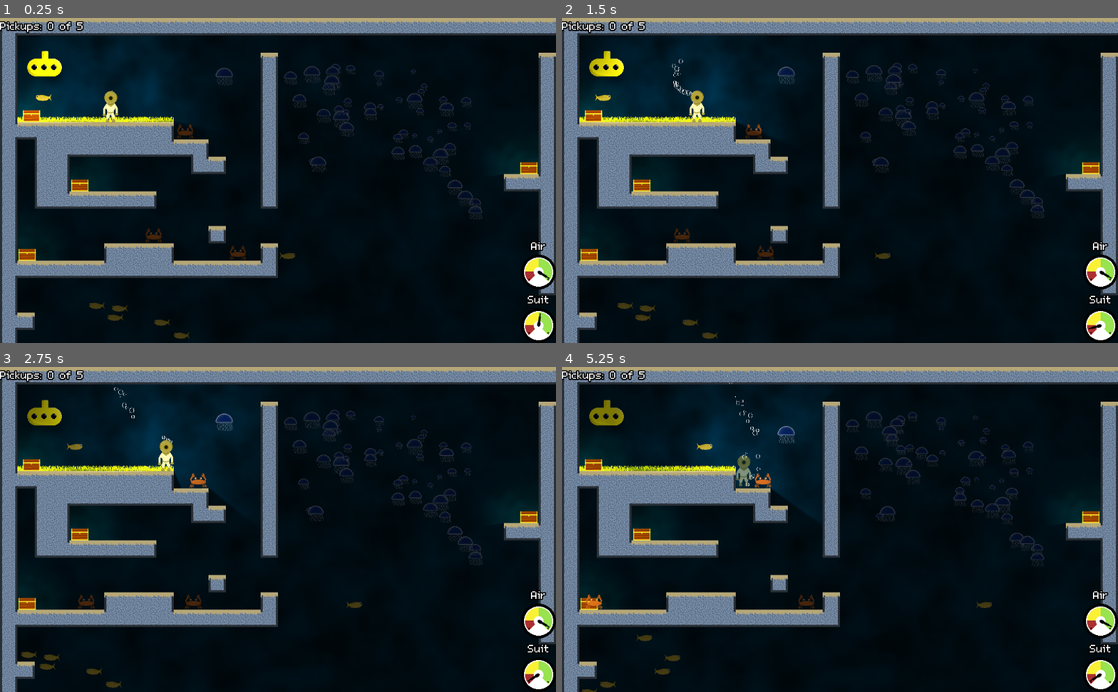
Above: before the commit, frames 1-4 (two rows, left to right).
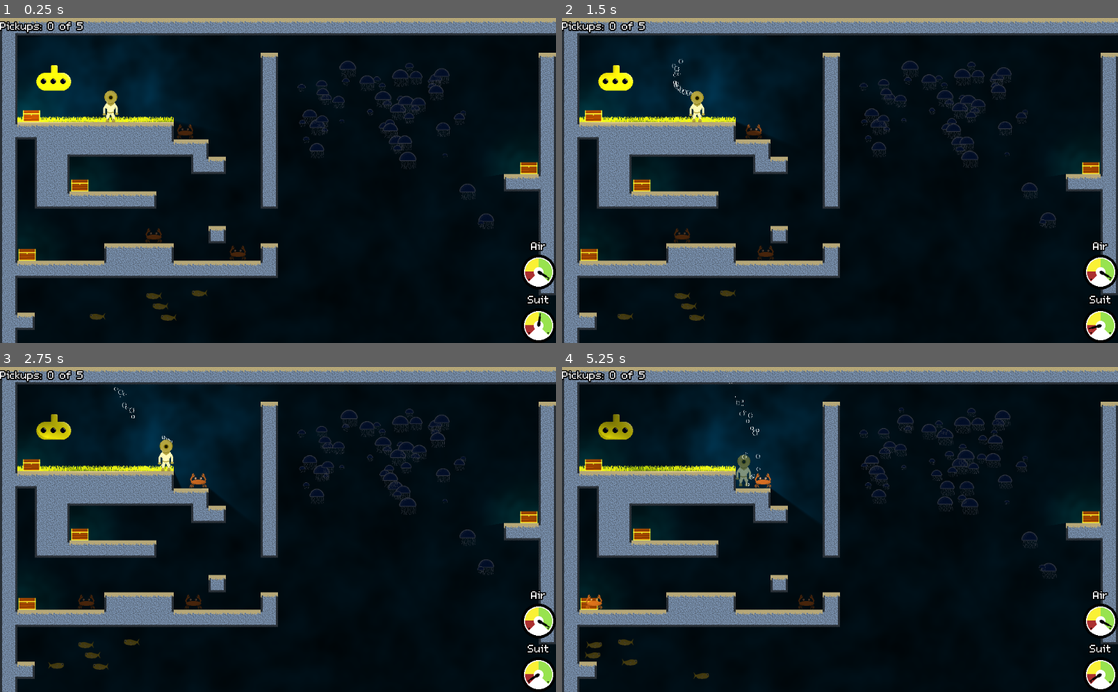
Above: after the commit, the same moments.

Repository: bengosney/diver
Game: Godot game, scene res://Main.tscn
Two runs of this game, one before a commit and one after it. Both use one fixed random seed, a clock stepped at 60 frames per second and the inputs below.
Inputs:
- Up to frame 1 (0.25 s): no input
- Up to frame 2 (1.5 s): hold Down (buoyancy_dec) 0.53-1.28 s; hold Right (walk_right) from 0.53 s (still down); tap Up (buoyancy_inc) at 1.35 s
- Up to frame 3 (2.75 s): release Right (walk_right) at 2.03 s; hold Left (walk_left) from 2.03 s (still down); hold Down (buoyancy_dec) from 2.03 s (still down)
- Up to frame 4 (5.25 s): release Left (walk_left) at 2.78 s; release Down (buoyancy_dec) at 2.78 s; hold Right (walk_right) 2.78-4.28 s; tap Up (buoyancy_inc) at 2.85, 4.35 s; hold Down (buoyancy_dec) 3.53-4.28 s; hold Left (walk_left) 4.28-5.03 s; hold Right (walk_right) from 5.03 s (still down); hold Down (buoyancy_dec) from 5.03 s (still down)

The runs differ from the first frame. In frame 1, 2.8% of the frame differs, in the area x 4-89%, y 10-99%; in frame 2, 2.8%; in frame 3, 2.7%; in frame 4, 2.8%.

Commit message:
Start of a title screen

Diff:
--- a/HUD/HUD.tscn
+++ b/HUD/HUD.tscn
@@ -1,17 +1,8 @@
-[gd_scene load_steps=6 format=2]
+[gd_scene load_steps=4 format=2]
 
 [ext_resource path="res://HUD/HUD.gd" type="Script" id=1]
 [ext_resource path="res://Gauge/Gauge.tscn" type="PackedScene" id=2]
-[ext_resource path="res://assets/m5x7.ttf" type="DynamicFontData" id=3]
-
-[sub_resource type="DynamicFont" id=1]
-size = 32
-outline_size = 2
-outline_color = Color( 0, 0, 0, 1 )
-font_data = ExtResource( 3 )
-
-[sub_resource type="Theme" id=2]
-default_font = SubResource( 1 )
+[ext_resource path="res://default.theme" type="Theme" id=3]
 
 [node name="HUD" type="CanvasLayer"]
 script = ExtResource( 1 )
@@ -32,7 +23,7 @@
 margin_right = 64.0
 margin_bottom = 125.0
 rect_clip_content = false
-theme = SubResource( 2 )
+theme = ExtResource( 3 )
 bbcode_enabled = true
 bbcode_text = "[center]Air[/center]"
 text = "Air"
@@ -50,7 +41,7 @@
 margin_right = 64.0
 margin_bottom = 224.0
 rect_clip_content = false
-theme = SubResource( 2 )
+theme = ExtResource( 3 )
 bbcode_enabled = true
 bbcode_text = "[center]Suit[/center]"
 text = "Suit"
@@ -70,7 +61,7 @@
 margin_right = -802.0
 margin_bottom = 27.0
 rect_clip_content = false
-theme = SubResource( 2 )
+theme = ExtResource( 3 )
 bbcode_text = "Pickups: 0 of 0"
 text = "Pickups: 0 of 0"
 fit_content_height = true
@@ -89,7 +80,7 @@
 margin_bottom = -47.0
 rect_scale = Vector2( 5, 5 )
 rect_clip_content = false
-theme = SubResource( 2 )
+theme = ExtResource( 3 )
 visible_characters = 0
 percent_visible = 0.0
 text = "Job Done"
--- a/Jellyfish/Jellyfish.tscn
+++ b/Jellyfish/Jellyfish.tscn
@@ -6,7 +6,7 @@
 [ext_resource path="res://Jellyfish/Jellyfish.gd" type="Script" id=4]
 
 [sub_resource type="CircleShape2D" id=2]
-radius = 16.0
+radius = 17.0
 
 [sub_resource type="SpriteFrames" id=1]
 animations = [ {
@@ -21,6 +21,7 @@
 mode = 2
 mass = 0.0816327
 gravity_scale = 0.1
+continuous_cd = 2
 contacts_reported = 5
 contact_monitor = true
 script = ExtResource( 4 )
@@ -31,7 +32,6 @@
 [node name="AnimatedSprite" type="AnimatedSprite" parent="."]
 scale = Vector2( 0.5, 0.5 )
 frames = SubResource( 1 )
-frame = 1
 playing = true
 
 [node name="Timer" type="Timer" parent="."]
--- a/Main.tscn
+++ b/Main.tscn
@@ -1,10 +1,9 @@
-[gd_scene load_steps=6 format=2]
+[gd_scene load_steps=5 format=2]
 
 [ext_resource path="res://MainLevel/MainLevel.tscn" type="PackedScene" id=1]
 [ext_resource path="res://Player/Player.tscn" type="PackedScene" id=2]
 [ext_resource path="res://HUD/HUD.tscn" type="PackedScene" id=3]
 [ext_resource path="res://Main.gd" type="Script" id=4]
-[ext_resource path="res://Player/LeekBubbles.tscn" type="PackedScene" id=5]
 
 [node name="Main" type="Node2D"]
 script = ExtResource( 4 )
@@ -13,7 +12,6 @@
 
 [node name="Player" parent="." instance=ExtResource( 2 )]
 position = Vector2( 204, 74 )
-bubble_scene = ExtResource( 5 )
 
 [node name="HUD" parent="." instance=ExtResource( 3 )]
 
--- a/MainLevel/MainLevel.tscn
+++ b/MainLevel/MainLevel.tscn
@@ -62,7 +62,7 @@
 }
 
 [node name="Sub" parent="." instance=ExtResource( 3 )]
-position = Vector2( 82, 16 )
+position = Vector2( 99, 42 )
 
 [node name="Background" type="Node2D" parent="."]
 
@@ -88,7 +88,7 @@
 scale = Vector2( 0.5, 0.5 )
 
 [node name="Chest2" parent="PickUps" instance=ExtResource( 5 )]
-position = Vector2( 58, 126 )
+position = Vector2( 58, 124 )
 scale = Vector2( 0.5, 0.5 )
 
 [node name="Chest3" parent="PickUps" instance=ExtResource( 5 )]
@@ -115,24 +115,15 @@
 [node name="Crab3" parent="Enemies" instance=ExtResource( 4 )]
 position = Vector2( 349, 144 )
 
-[node name="Puffer" parent="Enemies" instance=ExtResource( 7 )]
-position = Vector2( 90, 83 )
-
-[node name="Puffer2" parent="Enemies" instance=ExtResource( 7 )]
-position = Vector2( 535, 375 )
-
-[node name="Jellyfish" parent="Enemies" instance=ExtResource( 8 )]
-position = Vector2( 413, 44 )
-
-[node name="Swarm" parent="Enemies" instance=ExtResource( 9 )]
+[node name="JellySwarm" parent="Enemies" instance=ExtResource( 9 )]
 position = Vector2( 672, 118 )
 polygon = PoolVector2Array( -144, -99, 180, -89, 193, 19, 158, 61, 244, 230, -16, 3, -110, 119 )
 swarm_size = 50
 swarm_scene = ExtResource( 8 )
 
-[node name="Swarm" parent="Enemies/Swarm" instance=ExtResource( 9 )]
-position = Vector2( -467, 347 )
-polygon = PoolVector2Array( -32, -29, 255, -39, 255, 82, -32, 20 )
+[node name="PufferSwarm" parent="Enemies" instance=ExtResource( 9 )]
+position = Vector2( 205, 465 )
+polygon = PoolVector2Array( -34, -35, 255, -39, 255, 82, -34, 58 )
 swarm_scene = ExtResource( 7 )
 
 [connection signal="player_entered" from="Sub" to="." method="_on_Sub_player_entered"]
--- a/Player/Player.gd
+++ b/Player/Player.gd
@@ -13,7 +13,11 @@
 export(float) var leek_factor = 0.25
 export(float) var hit_timeout = 0.25
 
-export(PackedScene) var bubble_scene
+export(bool) var start_on_floor = true
+export(bool) var has_light = true
+export(bool) var has_physics = true
+
+var bubble_scene = preload("res://Player/LeekBubbles.tscn")
 
 var velocity = Vector2.ZERO
 var minmax = 0.05
@@ -31,8 +35,11 @@
 func _ready():
 	$PlayerCamera.limit_smoothed = true
 	$PlayerCamera.reset_smoothing()
-	move_and_collide(Vector2.DOWN * 100)
 	$HitTimer.wait_time = hit_timeout
+	if start_on_floor:
+		move_and_collide(Vector2.DOWN * 100)
+
+	$Light2D.enabled = has_light
 
 
 func set_camera_extents(top, left, right, bottom):
@@ -98,6 +105,9 @@
 
 
 func _physics_process(delta):
+	if not has_physics:
+		return
+
 	get_input()
 	velocity.y += (gravity - buoyancy) * delta
 	velocity = move_and_slide(velocity, Vector2.UP, false, 4, PI / 4, false)
--- a/Player/Player.tscn
+++ b/Player/Player.tscn
@@ -59,7 +59,6 @@
 light_mask = 2
 frames = SubResource( 1 )
 animation = "idle"
-frame = 1
 playing = true
 
 [node name="Leeks" type="Node2D" parent="."]
--- /dev/null
+++ b/TitleScreen/TitleScreen.tscn
@@ -0,0 +1,60 @@
+[gd_scene load_steps=4 format=2]
+
+[ext_resource path="res://default.theme" type="Theme" id=1]
+[ext_resource path="res://Player/Player.tscn" type="PackedScene" id=2]
+[ext_resource path="res://assets/level/floor.png" type="Texture" id=4]
+
+[node name="TitleScreen" type="Control"]
+anchor_right = 1.0
+anchor_bottom = 1.0
+__meta__ = {
+"_edit_use_anchors_": false
+}
+
+[node name="TextureRect" type="TextureRect" parent="."]
+margin_left = -9.0
+margin_top = 577.0
+margin_right = 1034.0
+margin_bottom = 609.0
+texture = ExtResource( 4 )
+stretch_mode = 2
+__meta__ = {
+"_edit_use_anchors_": false
+}
+
+[node name="VBoxContainer" type="VBoxContainer" parent="."]
+anchor_left = 0.5
+anchor_right = 0.5
+anchor_bottom = 1.0
+margin_left = -33.0
+margin_right = 33.0
+alignment = 1
+__meta__ = {
+"_edit_use_anchors_": false
+}
+
+[node name="RichTextLabel" type="RichTextLabel" parent="VBoxContainer"]
+margin_top = 268.0
+margin_right = 66.0
+margin_bottom = 295.0
+theme = ExtResource( 1 )
+bbcode_enabled = true
+bbcode_text = "[center]Diver[/center]"
+text = "Diver"
+fit_content_height = true
+__meta__ = {
+"_edit_use_anchors_": false
+}
+
+[node name="Button" type="Button" parent="VBoxContainer"]
+margin_top = 299.0
+margin_right = 66.0
+margin_bottom = 331.0
+theme = ExtResource( 1 )
+text = "Start"
+
+[node name="Player" parent="." instance=ExtResource( 2 )]
+position = Vector2( 144, 545 )
+start_on_floor = false
+has_light = false
+has_physics = false
Binary file added: assets/level/floor.png
Not shown, added: assets/level/floor.png.import
Binary file added: default.theme
